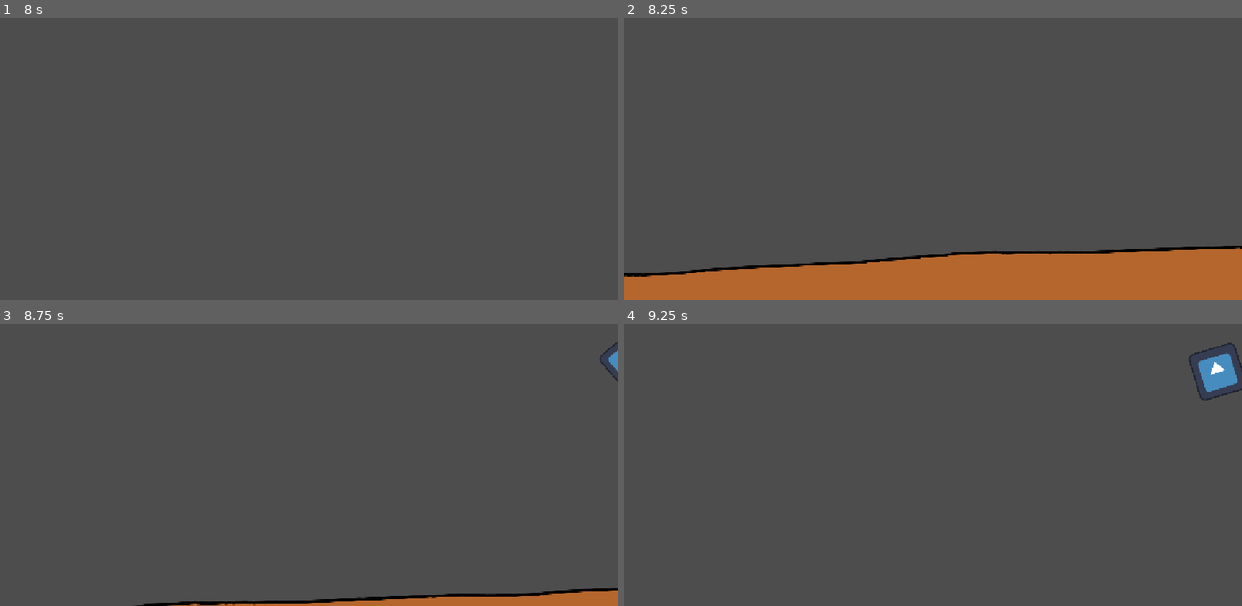
Above: before the commit, frames 1-4 (two rows, left to right).
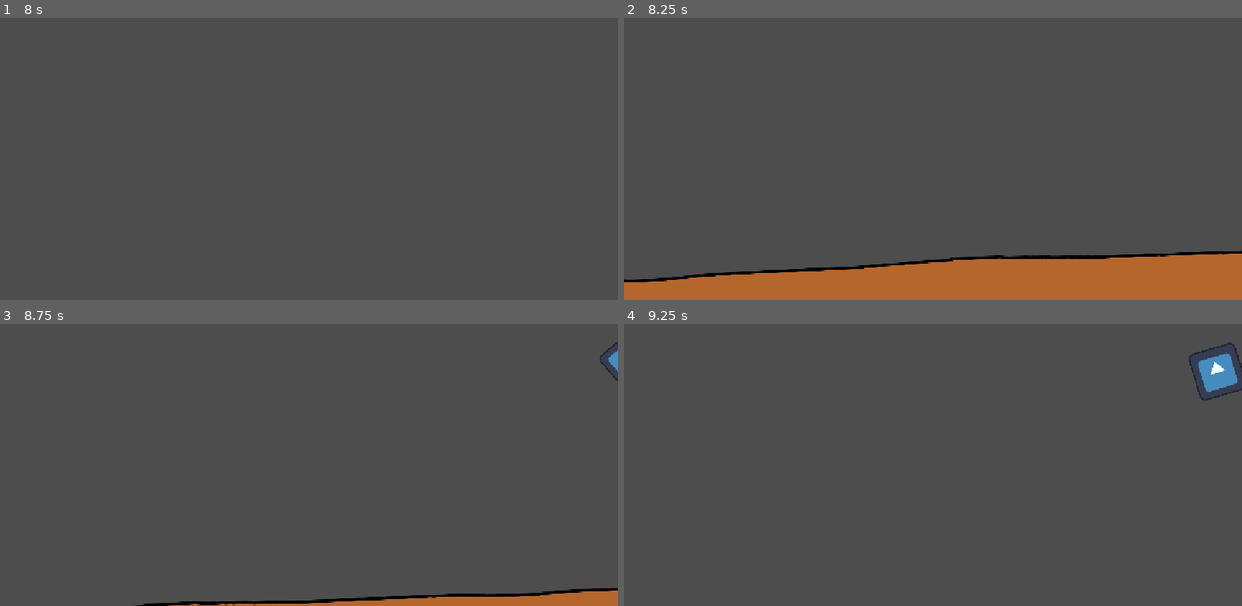
Above: after the commit, the same moments.

Repository: hahaeuou/game
Game: Godot game, scene res://main.tscn
Two runs of this game, one before a commit and one after it. Both use one fixed random seed, a clock stepped at 60 frames per second and the inputs below. The engine's default icon, where the game draws it, is replaced by a stand-in: a white triangle on a blue panel in a dark square.
Inputs:
- Up to frame 1 (8 s): hold Up (up arrow) 0.53-2.03 s; hold Left (left arrow) 2.03-3.53 s; hold Down (down arrow) 3.53-4.28 s; hold Right (right arrow) 4.28-5.03 s; hold Up (up arrow) 5.03-5.78 s; hold Right (right arrow) from 5.78 s (still down)
- Up to frame 2 (8.25 s): release Right (right arrow) at 8.03 s; hold Down (down arrow) from 8.03 s (still down)
- Up to frame 3 (8.75 s): keep holding Down (down arrow)
- Up to frame 4 (9.25 s): release Down (down arrow) at 8.78 s; hold Left (left arrow) from 8.78 s (still down)

Frame 1 is identical in both runs. In frame 2, 2.9% of the frame differs, in the area x 0-100%, y 80-94%; in frame 3, less than 0.1%; in frame 4, nothing differs.

Commit message:
keep the camerae zoom above 0.6

Diff:
--- a/camera_2d.gd
+++ b/camera_2d.gd
@@ -10,7 +10,7 @@
 
 
 func vel_to_camera_scale(vel: float) -> float:
-	return 1 / (CAMERA_SCALE_MULT * vel + 1)
+	return max(0.6, 1 / (CAMERA_SCALE_MULT * vel + 1))
 
 # Called when the node enters the scene tree for the first time.
 func _ready() -> void:
